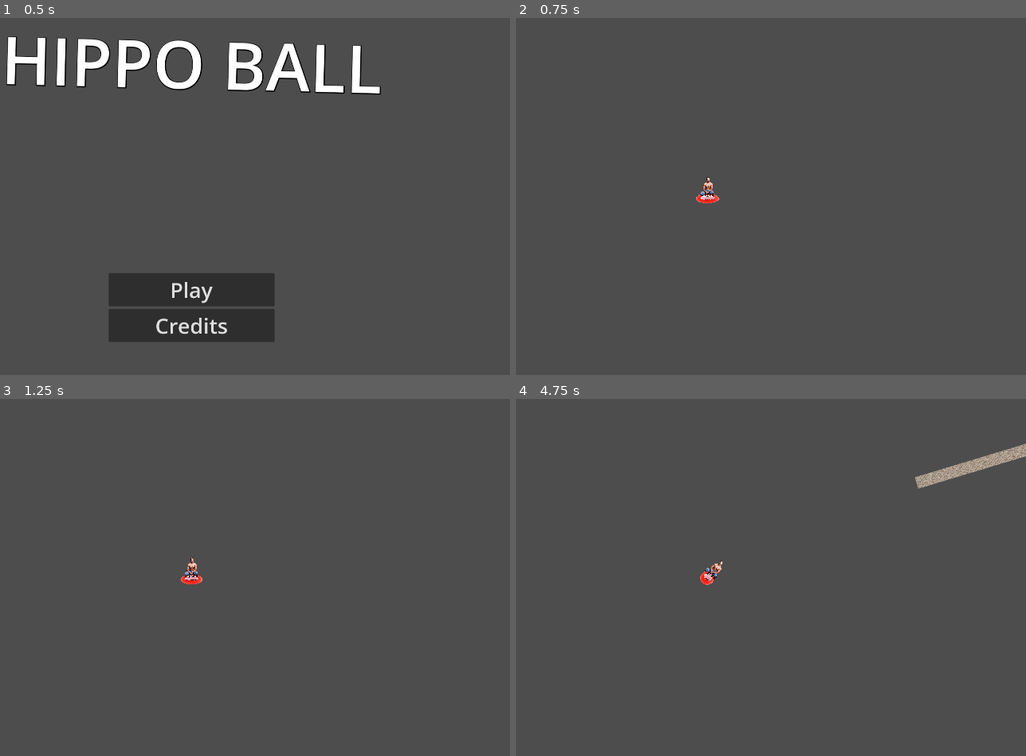
Above: before the commit, frames 1-4 (two rows, left to right).
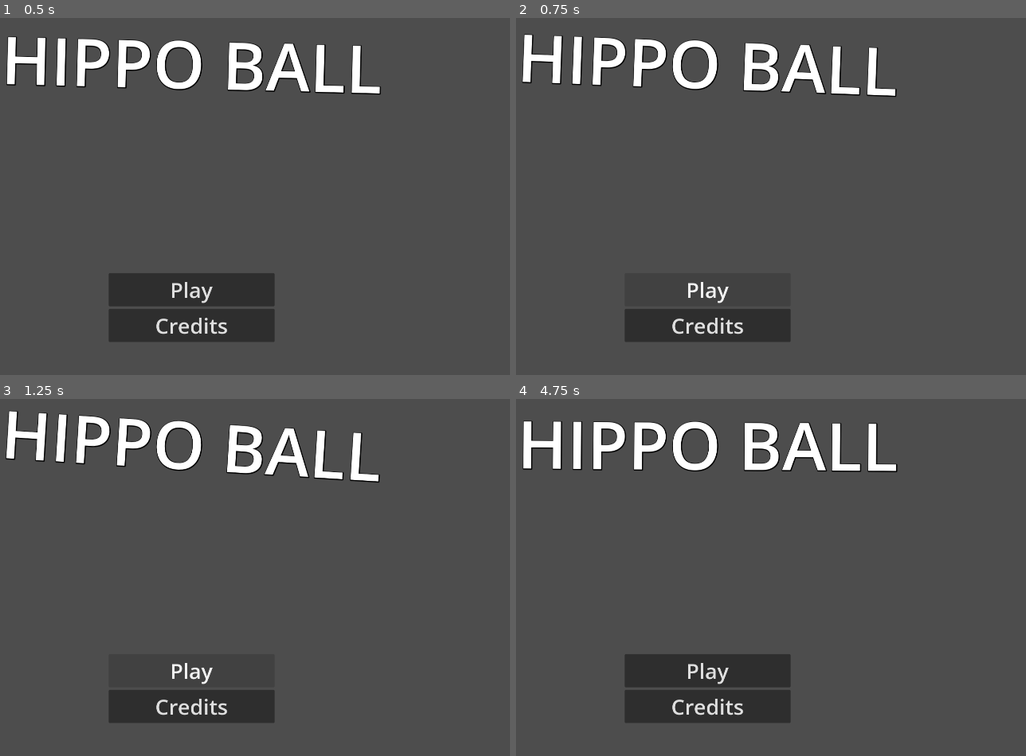
Above: after the commit, the same moments.

Repository: VGDCatumn/VGDC_FALL_26
Game: Godot game, scene res://UI/main_menu.tscn
Two runs of this game, one before a commit and one after it. Both use one fixed random seed, a clock stepped at 60 frames per second and the inputs below.
Inputs (mouse positions are in pixels of both pictures, inside the frame that each line leads up to):
- Up to frame 1 (0.5 s): no input
- Up to frame 2 (0.75 s): click "Play" at 0.5 s
- Up to frame 3 (1.25 s): no input
- Up to frame 4 (4.75 s): click (709, 670) at 1.25 s, where only the run after the commit has a clickable "Play"; tap Enter (ui_accept) at 2, 2.27, 4.25, 4.52 s; hold D (move_right) 2.03-2.75 s; tap Tab (dev_mode) at 2.1, 4.35 s; click (954, 716) at 2.75 s, where only the run after the commit has a clickable "Back to Menu"; click (709, 706) at 3.5 s, where only the run after the commit has a clickable "Credits"; hold D (move_right) from 4.28 s (still down)

Frame 1 is identical in both runs. In frame 2, 7.6% of the frame differs, in the area x 1-75%, y 4-91%; in frame 3, 7.5%; in frame 4, 11%, in the area x 1-100%, y 6-91%.

Commit message:
Update main_menu.gd

Diff:
--- a/Godot/UI/UI_Scripts/main_menu.gd
+++ b/Godot/UI/UI_Scripts/main_menu.gd
@@ -12,8 +12,8 @@
 
 
 func _on_play_button_pressed() -> void:
-	get_tree().change_scene_to_file("res://Levels/level_village.tscn")
-#"res://Levels/level_chasm_temp.tscn"
+	get_tree().change_scene_to_file("res://Levels/level_chasm_temp.tscn")
+
 
 
 func _on_credits_button_pressed() -> void:
